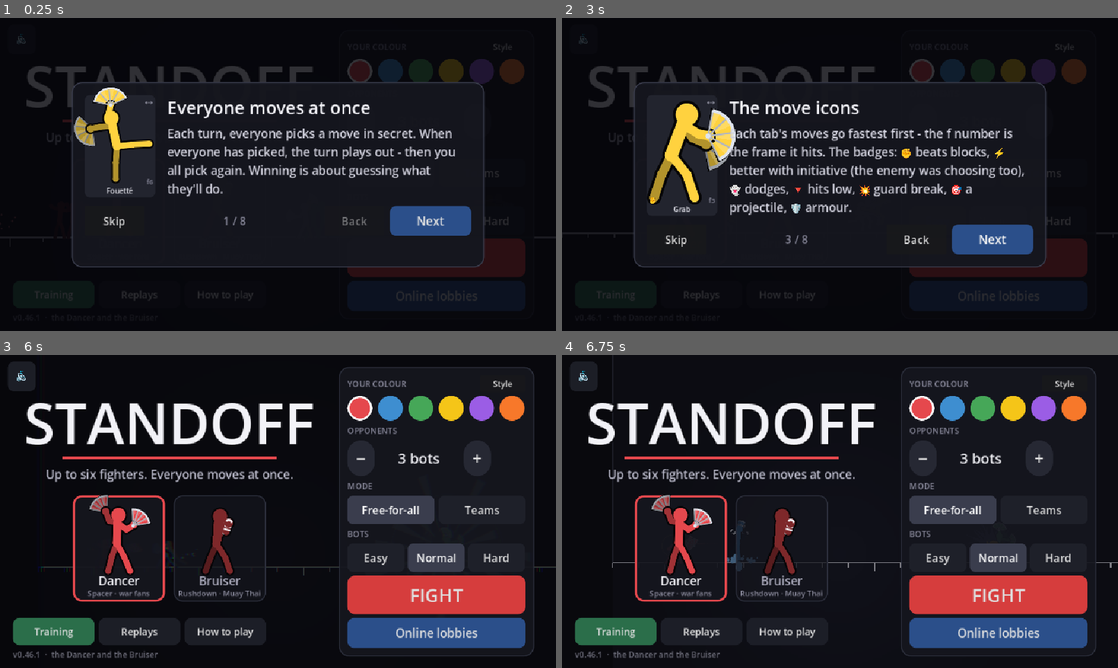
Above: before the commit, frames 1-4 (two rows, left to right).
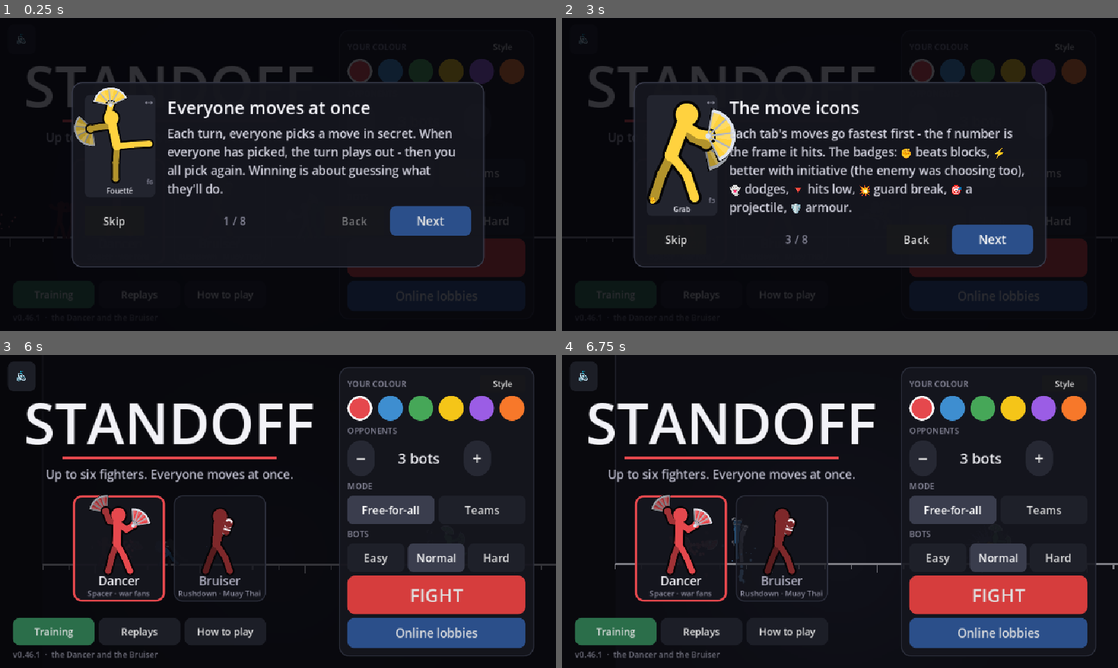
Above: after the commit, the same moments.

Repository: Veriduim/standoff
Game: Godot game, scene res://scenes/main.tscn
Two runs of this game, one before a commit and one after it. Both use one fixed random seed, a clock stepped at 60 frames per second and the inputs below.
Inputs (mouse positions are in pixels of both pictures, inside the frame that each line leads up to):
- Up to frame 1 (0.25 s): no input
- Up to frame 2 (3 s): click "Easy" at 0.5 s; click "Easy" at 1.25 s; click "Normal" at 2 s; click "Normal" at 2.75 s
- Up to frame 3 (6 s): click "Replays" at 3.5 s; click "Replays" at 4.25 s; click "Replays" at 5 s; click "Skip" at 5.75 s
- Up to frame 4 (6.75 s): click (678, 549) at 6.5 s

Frame 1 is identical in both runs. In frame 3, 0.3% of the frame differs, in the area x 6-100%, y 59-71%; in frame 4, 0.5%, in the area x 9-100%, y 52-73%.
Error before the commit: Invalid access to property or key 'kneeknee_f' on a base object of type 'Dictionary'. (res://scripts/ui/stage_view.gd:938)
Error after the commit: Invalid access to property or key 'kneeknee_f' on a base object of type 'Dictionary'. (res://scripts/ui/stage_view.gd:958)

Commit message:
Hit effects after Nakmuay, toned to its scale; her petals after Umbra
Timmy 23 Oct 13:36-13:49 ("use YOMI and its Char Mods as inspiration", "cool and snappy", "Umbra ... petals matching
her colour", "these are way too much"):
- hits: a punch blooms white and hollows out (one small spark, no star); kicks / knees a cone + a thin side wave;
  chops and stomps a crescent sweeping down; 45+ a thin breaking ring; only 70+ (knockout-size) the screen-sized
  starburst; spokes only at 45+
- Burst and the super flash about half their size, a lighter colour split
- her fan hits throw petals in her colour; her spins shed a ring of them; Fan Throw / Fan Slash slap a cone out
- the effects test's big hit is knockout-size now

Co-Authored-By: Claude Opus 5.5 <noreply@anthropic.com>
Claude-Session: https://claude.ai/code/session_01R2BMJXrBvoYP4Xx7LuCm2G

Diff:
--- a/scripts/tests/ui_test.gd
+++ b/scripts/tests/ui_test.gd
@@ -792,7 +792,7 @@
 		var kinds := func() -> Array: return fx.parts.map(func(p: Dictionary) -> String: return str(p["k"]))
 		fx.on_event("hit", Vector2.ZERO, 1.0, 18, Color.RED, 1, Color.BLUE, false, 3)
 		none_small = none_small and not kinds.call().has("bigstar")
-		fx.on_event("hit", Vector2.ZERO, 1.0, 66, Color.RED, 1, Color.BLUE, false, 4)
+		fx.on_event("hit", Vector2.ZERO, 1.0, 80, Color.RED, 1, Color.BLUE, false, 4)   # (knockout-size: 23 Oct, 45+ was "way too much")
 		var star: Array = fx.parts.filter(func(p: Dictionary) -> bool: return str(p["k"]) == "bigstar")
 		stars.append(float(star[0]["s"]) * fx.band if not star.is_empty() else 0.0)
 		fx.parts.clear()   # (the quake's own parts and shake, apart from the hits before it)
@@ -811,8 +811,8 @@
 		fx.on_event("throw", Vector2.ZERO, 1.0, 20, Color.RED, 1, Color.BLUE, false, 6)
 		var ring: Array = fx.parts.filter(func(p: Dictionary) -> bool: return str(p["k"]) == "wring")
 		rings_ok = rings_ok and not ring.is_empty() and float(ring[0]["s"]) * fx.band >= 2.0 * 60.0 * z * 1.4
-	_check("a big hit's starburst is as big pulled back as close in (%.0f / %.0f px - over a third of the band), and an "
-			% stars + "ordinary hit gets none", none_small and absf(float(stars[0]) - float(stars[1])) < 1.0
+	_check("a knockout-size hit's starburst is as big pulled back as close in (%.0f / %.0f px - over a third of the band), "
+			% stars + "and an ordinary hit gets none", none_small and absf(float(stars[0]) - float(stars[1])) < 1.0
 			and float(stars[0]) >= 0.35 * 420.0)
 	_check("Quake Stomp's spikes and debris stay over the strip it hits (15:10 \"The animation should only be in the are "
 			+ "it effects\"), the stage only shaken lightly; a grab's rings are wider than the two fighters at any zoom",
--- a/scripts/ui/fx.gd
+++ b/scripts/ui/fx.gd
@@ -59,7 +59,8 @@
 var view_zoom := 1.0         ## the camera's zoom
 var span := 2000.0           ## how much of the stage is in view (world px across)
 var walls := 1400.0          ## the stage's half width (world px)
-const BIG_HIT := 45          ## a hit this hard (after scaling) gets the giant starburst - the big ones only, not every hit
+const BIG_HIT := 45          ## a hit this hard (after scaling) gets Nakmuay's breaking ring
+const HUGE_HIT := 70         ## ...and this hard the giant screen-sized starburst (23 Oct: it was every 45+, "way too much")
                              ## (06:17 "The only thing i didnt like the circle for was every hit")
 ## Quake Stomp's shockwave reaches QUAKE_REACH either side of his foot (its hit box: 90), so its spikes and debris stay
 ## there - YOMI's ground pound throws a curtain of debris up off the strip it hits and bumps the camera, no screen-wide
@@ -248,11 +249,22 @@
 			_add("ink", at, Vector2.ZERO, 0.42, INK, 60.0 + 26.0 * s, face)
 			var look := style
 			style = ""
+			if look == "fan" and type == "hit":   # (her fan's cut: the crescents, and her petals thrown out - Umbra's)
+				petal_burst(at, by, int(at.x * 7.0 + at.y * 3.0) + dmg)
+				look = "slash"
 			if look == "slash" and type == "hit":   # (step 4: a fan's cut - two thin crescents across it, no star)
 				_add("slash", at, Vector2.ZERO, 0.24, by.lightened(0.3), 62.0 + 18.0 * s, face)
 				parts[-1]["w"] = 0.0
 				_add("slash", at + Vector2(0, 6), Vector2.ZERO, 0.2, by.lightened(0.55), 44.0 + 12.0 * s, -face * 0.5)
 				parts[-1]["w"] = 0.0
+			elif look == "kick" and type == "hit":   # (step 3, Nakmuay's angle hit: a cone of spikes along the blow and
+				# a side-on shock wave pushed out ahead of it)
+				_add("cone", at, Vector2.ZERO, 0.17, Color.WHITE, 40.0 * s, face)
+				_add("pring", at + Vector2(face * 10.0, 0.0), Vector2(face * 180.0, 0.0), 0.18, Color.WHITE, 30.0 * s, face)
+			elif look == "overhead" and type == "hit":   # (step 3, Nakmuay's overhead: a thin crescent sweeping down
+				# over the hit, and a small bloom where it lands)
+				_add("crescent", at + Vector2(-face * 6.0, -10.0), Vector2.ZERO, 0.2, Color.WHITE, 42.0 * s, face)
+				_add("bloom", at, Vector2.ZERO, 0.15, Color.WHITE, 18.0 * s)
 			elif look == "wave" and type == "hit":   # (the ground ripple: dust thrown up round their feet)
 				var feet := Vector2(at.x, maxf(at.y, -20.0))
 				for i in 10:
@@ -264,14 +276,16 @@
 				_burst(at, face, s, by, victim_col)
 			if counter:   # (they were mid-attack: a harder flash)
 				flash[victim] = 0.08
-			if dmg >= 30:   # (a hard one: impact lines in the hitter's colour, the one hit flashes white - no big white
+			if dmg >= 45:   # (a hard one: impact lines in the hitter's colour, the one hit flashes white - no big white
 				# ring any more: 22:57 "I dont love the massive white circle thing")
 				_add("spokes", at, Vector2.ZERO, 0.14, by.lightened(0.55), 34.0 * s)
 				flash[victim] = 0.06
 			if dmg >= 45:
 				splash(0.35, at)
-			if dmg >= BIG_HIT and type != "armor":   # (14:09: a giant starburst and rings, sized by the screen)
-				_big(at, by)
+			if dmg >= BIG_HIT and type != "armor":   # (step 3: Nakmuay's ring, thinning, breaking)
+				_add("rring", at, Vector2.ZERO, 0.26, Color.WHITE, 48.0 * s)
+			if dmg >= HUGE_HIT and type != "armor":   # (14:09 19 Oct: a giant starburst and rings, sized by the screen -
+				_big(at, by)                           # 23 Oct "way too much": the knockout-size hits only)
 			freeze(clampf(0.04 + float(dmg) * 0.0018, 0.05, 0.14), victim)
 			kick(clampf(float(dmg) * 0.1, 1.5, 5.0))
 		"block":   # (a guard arc - red when blocked at the wrong height; a big one for a Push Block)
@@ -363,17 +377,18 @@
 ## back (the sim), it holds a moment and splits.
 func burst_out(id: int, at: Vector2, col: Color, seed_n: int) -> void:
 	_rng.seed = seed_n
-	_add("flash", at, Vector2.ZERO, 0.32, Color.WHITE, 150.0)
-	_add("shock", at, Vector2.ZERO, 0.42, col.lightened(0.5), 210.0)
-	_add("rays", at, Vector2.ZERO, 0.35, Color.WHITE, 170.0)
-	for i in 18:
-		var dir := Vector2.from_angle(TAU * float(i) / 18.0 + _rng.randf_range(-0.15, 0.15))
-		_add("shard", at + dir * 30.0, dir * _rng.randf_range(420.0, 820.0), _rng.randf_range(0.35, 0.6),
-				Color("#9fe8ff") if i % 3 else col.lightened(0.5), _rng.randf_range(10.0, 20.0))
+	# (23 Oct 13:49 "way too much": about half the size, fewer shards, a shorter hold - the Nakmuay fight's scale)
+	_add("flash", at, Vector2.ZERO, 0.24, Color.WHITE, 85.0)
+	_add("shock", at, Vector2.ZERO, 0.3, col.lightened(0.5), 120.0)
+	_add("rays", at, Vector2.ZERO, 0.24, Color.WHITE, 95.0)
+	for i in 10:
+		var dir := Vector2.from_angle(TAU * float(i) / 10.0 + _rng.randf_range(-0.15, 0.15))
+		_add("shard", at + dir * 24.0, dir * _rng.randf_range(260.0, 480.0), _rng.randf_range(0.25, 0.4),
+				Color("#9fe8ff") if i % 3 else col.lightened(0.5), _rng.randf_range(8.0, 14.0))
 	flash[id] = 0.1   # (no confetti rings or white ring - 23:11, 00:22)
-	splash(0.9, at)
-	freeze(0.3, -1)
-	kick(5.0)
+	splash(0.5, at)
+	freeze(0.2, -1)
+	kick(3.0)
 
 
 ## Someone starts a super: the stage dims round them, rays and rings burst out, it all holds a moment and splits.
@@ -382,14 +397,15 @@
 	pass   # (no banner or name - 03:03 "I dont like the big on screen super banner ... they definitely do not have those")
 	dim = 0.62
 	dim_id = id
-	_add("rays", at, Vector2.ZERO, 0.4, col.lightened(0.45), 190.0)
-	_add("glow", at, Vector2.ZERO, 0.45, col, 95.0)
-	_add("shock", at, Vector2.ZERO, 0.4, col.lightened(0.3), 170.0)
-	_add("floorring", Vector2(at.x, 0.0), Vector2.ZERO, 1.1, col, 130.0)   # (a ring of her colour glowing on the floor -
+	# (23 Oct 13:49 "way too much": the rays and ring about half, a lighter colour split - the dim and the hold carry it)
+	_add("rays", at, Vector2.ZERO, 0.3, col.lightened(0.45), 100.0)
+	_add("glow", at, Vector2.ZERO, 0.4, col, 70.0)
+	_add("shock", at, Vector2.ZERO, 0.3, col.lightened(0.3), 95.0)
+	_add("floorring", Vector2(at.x, 0.0), Vector2.ZERO, 1.1, col, 100.0)   # (a ring of her colour glowing on the floor -
 	# Yharim's; no confetti shapes - 23:11)
-	splash(1.0, at)
+	splash(0.45, at)
 	freeze(0.3, -1)
-	kick(3.0)
+	kick(2.0)
 
 
 ## A stretch of ribbon along the floor (Silk Glide), from a to b (world), fading from where it was laid.
@@ -413,6 +429,46 @@
 			off = Vector2.from_angle(_rng.randf() * TAU) * _rng.randf() * sphere * YS
 		_add("dot", at + off, Vector2.from_angle(a) * speed * YS * _rng.randf_range(0.15, 1.0),
 				life * _rng.randf_range(0.25, 1.0), c, size * YS * _rng.randf_range(0.45, 1.0), 35.8 * YS * BIG)
+
+
+## Her petals, after the Umbra mod (study only - its petal hit, slap and dance; Timmy 13:45 "With the petals matching
+## her colour"): in her colour, a little lighter and darker so they read as petals, each spinning.
+func _petal_col(c: Color) -> Color:
+	return c.lightened(_rng.randf_range(0.0, 0.35)) if _rng.randf() < 0.7 else c.darkened(_rng.randf_range(0.0, 0.2))
+
+
+## A fan hit: petals thrown out every way, spinning fast, slowing, gone in under a second.
+func petal_burst(at: Vector2, c: Color, seed_n: int, n := 14) -> void:
+	_rng.seed = seed_n
+	for i in n:
+		var v := Vector2.from_angle(_rng.randf() * TAU) * 162.0 * YS * _rng.randf_range(0.2, 1.0)
+		_add("upetal", at, v, _rng.randf_range(0.3, 0.7), _petal_col(c), _rng.randf_range(9.0, 15.0), 260.0 * YS * BIG)
+		parts[-1]["w"] = _rng.randf_range(-12.0, 12.0)
+
+
+## A throw / a fan's slash: a dense cone of petals flung out the way she faces that stops almost at once and hangs.
+func petal_slap(at: Vector2, face: float, c: Color, seed_n: int, n := 34) -> void:
+	_rng.seed = seed_n
+	for i in n:
+		var a := Vector2(face, 0.0).angle() + deg_to_rad(_rng.randf_range(-30.0, 30.0))
+		var v := Vector2.from_angle(a) * 1000.0 * YS * 0.18 * _rng.randf_range(0.2, 1.0)
+		_add("upetal", at, v, _rng.randf_range(0.45, 0.9), _petal_col(c), _rng.randf_range(8.0, 13.0), 2600.0 * BIG)
+		parts[-1]["w"] = _rng.randf_range(-5.0, 5.0)
+
+
+## A spin: petals circling round her, drifting outward as they go.
+func petal_dance(center: Vector2, c: Color, seed_n: int, n := 18) -> void:
+	_rng.seed = seed_n
+	for i in n:
+		var th := _rng.randf() * TAU
+		var rad := _rng.randf_range(30.0, 60.0)
+		_add("opetal", center + Vector2.from_angle(th) * rad, Vector2.ZERO, _rng.randf_range(0.5, 1.0), _petal_col(c),
+				_rng.randf_range(8.0, 12.0))
+		parts[-1]["th"] = th
+		parts[-1]["rad"] = rad
+		parts[-1]["om"] = _rng.randf_range(5.0, 8.0) * (1.0 if _rng.randf() < 0.8 else -1.0)
+		parts[-1]["c0"] = center
+		parts[-1]["w"] = _rng.randf_range(-6.0, 6.0)
 
 
 ## A jump leaving the floor: a burst straight down off the feet, a little spray along the floor both ways.
@@ -508,7 +564,9 @@
 ## (23:11 "remove the random shapes on hit as well": no flying rings, squares or chips - the spark and the dark
 ## starburst behind it carry the hit)
 func _burst(at: Vector2, _face: float, s: float, _by: Color, _victim_col: Color) -> void:
-	_add("star", at, Vector2.ZERO, 0.15 + 0.05 * s, YELLOW, 30.0 * s)
+	# (step 3, 23 Oct - Nakmuay's hit sheet as the model: a white spiky burst that blooms and hollows out into streaks;
+	# the yellow star kept small at its heart)
+	_add("bloom", at, Vector2.ZERO, 0.17, Color.WHITE, 26.0 * s)   # (13:49 "way too much": one small spark, no star)
 
 
 ## A direction fanned round the way a hit goes (a little upward).
@@ -523,6 +581,13 @@
 	vel *= BIG
 	var p := {"k": kind, "p": at, "v": vel, "age": 0.0, "life": life, "c": c, "s": size, "r": _rng.randf() * TAU,
 		"w": _rng.randf_range(-9.0, 9.0), "x": extra}
+	if kind in ["bloom", "cone"]:   # (their spikes' lengths)
+		var sp2: Array = []
+		for i in 22:
+			sp2.append(_rng.randf_range(0.45, 1.0))
+		p["sp"] = sp2
+	if kind == "rring":   # (where the ring breaks as it thins)
+		p["gaps"] = [_rng.randf() * TAU, _rng.randf() * TAU, _rng.randf() * TAU]
 	if kind == "star":
 		var sp: Array = []
 		for i in 12:
@@ -587,6 +652,14 @@
 		if p["k"] == "chip":
 			v.y += 1100.0 * delta
 			v *= pow(0.3, delta)
+		elif p["k"] == "upetal":   # (Umbra's petals: slowed steadily to a stop, still spinning - x = the damping)
+			var sp2 := v.length()
+			v = v / sp2 * maxf(0.0, sp2 - float(p["x"]) * delta) if sp2 > 0.0 else v
+		elif p["k"] == "opetal":   # (a dance petal: circling her, drifting out - theta, radius, its centre)
+			p["th"] = float(p["th"]) + float(p["om"]) * delta
+			p["rad"] = float(p["rad"]) + 26.0 * delta
+			var to: Vector2 = (p["c0"] as Vector2) + Vector2.from_angle(float(p["th"])) * float(p["rad"]) * Vector2(1.0, 0.45)
+			v = (to - (p["p"] as Vector2)) / maxf(delta, 0.001)
 		elif p["k"] == "dot":   # (YOMI's particles: no gravity, slowed steadily to a stop - x = the damping)
 			var sp := v.length()
 			v = v / sp * maxf(0.0, sp - float(p["x"]) * delta) if sp > 0.0 else v
@@ -825,6 +898,20 @@
 		match str(p["k"]):
 			"ink", "bubble", "floorring", "ribbon", "crack", "spikes", "bigstar", "puff", "mline":   # (behind the fighters - draw_back)
 				pass
+			"upetal", "opetal":   # (Umbra's petal in her colour: a pointed oval, spinning, fading - 23 Oct)
+				var fade := 1.0 - maxf(0.0, (t - 0.55) / 0.45)
+				c.a = fade
+				var r := float(p["r"])
+				var pts := PackedVector2Array()
+				for k in 10:
+					var a := TAU * k / 10.0
+					var w := 0.42 * (1.0 - 0.55 * absf(cos(a)) * (1.0 if cos(a) > 0.0 else 0.0))   # (pointed at one end)
+					pts.append(at + Vector2(cos(a) * s * 0.5, sin(a) * s * w).rotated(r))
+				st.draw_colored_polygon(pts, c)
+				var hi := c.lightened(0.45)
+				hi.a = fade * 0.7
+				st.draw_line(at - Vector2(s * 0.3, 0.0).rotated(r), at + Vector2(s * 0.3, 0.0).rotated(r), hi,
+						maxf(1.0, s * 0.08), true)
 			"dot":   # (YOMI's round particle in their colour, shrinking away)
 				st.draw_circle(at, maxf(0.6, s * 0.5 * (1.0 - t)), c, true, -1.0, true)
 			"wring":   # (a wide thin ring opening out round a big moment; x = how strong)
@@ -902,6 +989,61 @@
 			"ring":
 				c.a = 1.0 - t * t
 				st.draw_arc(at, s, 0.0, TAU, 14, c, maxf(1.5, 3.0 * z), true)
+			"bloom", "cone":   # (step 3: spikes out of the hit - bloomed out solid in the first third, then hollowing:
+				# their inner ends race out after the tips, thinning; a cone keeps to 40 degrees round the way it went)
+				var sp: Array = p["sp"]
+				var cone := str(p["k"]) == "cone"
+				var grow := minf(1.0, t / 0.3)
+				var hollow := maxf(0.0, (t - 0.25) / 0.75)
+				c.a = 1.0 - hollow * hollow
+				var n := 14 if cone else 22
+				for k in n:
+					var ang := float(p["r"]) + TAU * k / float(n)
+					if cone:
+						ang = Vector2(float(p["x"]), 0.0).angle() + lerpf(-0.7, 0.7, float(k) / float(n - 1))
+					var dir := Vector2.from_angle(ang)
+					var ln := s * float(sp[k]) * (0.45 + 0.55 * grow) * (1.0 + 0.35 * hollow)
+					var inner := ln * hollow * 0.85
+					var side := Vector2(-dir.y, dir.x) * maxf(0.8, s * (0.05 if cone else 0.07)) * (1.0 - 0.7 * hollow)
+					var o := at + dir * (s * 0.35 * hollow if cone else 0.0)
+					st.draw_colored_polygon(PackedVector2Array([o + dir * inner + side, o + dir * ln, o + dir * inner - side]),
+							c)
+			"pring":   # (step 3: a side-on shock wave - an upright ellipse, thick at first, thinning as it goes)
+				var rx := s * (0.22 + 0.25 * t)
+				var ry := s * (0.75 + 0.45 * t)
+				c.a = 1.0 - t * t
+				var pts := PackedVector2Array()
+				for k in 33:
+					var a := TAU * k / 32.0
+					pts.append(at + Vector2(cos(a) * rx, sin(a) * ry))
+				st.draw_polyline(pts, c, maxf(1.0, s * 0.16 * (1.0 - t)), true)
+			"crescent":   # (step 3: an overhead's thin crescent sweeping down round the hit; x = the way they face)
+				var face := float(p["x"])
+				var e := 1.0 - pow(1.0 - t, 3.0)
+				var mid := lerpf(-1.9, 0.5, e)   # (the arc's middle swinging from up over to the front-down)
+				c.a = 1.0 - maxf(0.0, (t - 0.5) / 0.5)
+				var pts := PackedVector2Array()
+				for k in 13:
+					var a := mid + lerpf(-0.55, 0.55, k / 12.0)
+					pts.append(at + Vector2(cos(a) * face, sin(a)) * s)
+				for k in 12:   # (thick in the middle, thin at both tips)
+					var w := maxf(1.0, s * 0.11 * sin(PI * (k + 0.5) / 12.0) * (1.0 - 0.6 * t))
+					st.draw_line(pts[k], pts[k + 1], c, w, true)
+			"rring":   # (step 3: a big hit's thick rough ring - thinning, then breaking into pieces as it fades)
+				var gaps: Array = p["gaps"]
+				var rad := s * (0.7 + 0.45 * (1.0 - pow(1.0 - t, 2.0)))
+				c.a = 1.0 - t * t
+				var w := maxf(1.0, s * 0.2 * (1.0 - t))
+				var gap := 0.15 + 1.2 * t   # (each break widening)
+				var gs: Array = gaps.duplicate()
+				gs.sort()
+				for g in 3:
+					var a0 := float(gs[g]) + gap / 2.0
+					var a1 := float(gs[(g + 1) % 3]) - gap / 2.0
+					if a1 < a0:
+						a1 += TAU
+					if a1 - a0 > 0.05:
+						st.draw_arc(at, rad, a0, a1, 24, c, w, true)
 			"box":
 				c.a = 1.0 - t * t
 				var pts := PackedVector2Array()
--- a/scripts/ui/stage_view.gd
+++ b/scripts/ui/stage_view.gd
@@ -146,6 +146,11 @@
 		_after_n[i] = int(_after_n.get(i, 0)) + 1 if fast else 0
 		if mv == "fanstep" and speed > 60.0:   # (Fan Step's blink: her spin left fading where she was - 23 Oct)
 			fx.afterimage(i, p)
+		# (23 Oct, step 4 - her petals, Umbra's: a spin sheds a ring of them; a throw / Fan Slash slaps a cone out)
+		if _char(i) == "dancer" and mv in SPINS and _crossed(p, r, mv, 1):
+			fx.petal_dance(Vector2(float(r[0]), float(r[1]) - 50.0), colour_of(i), _tick_n * 11 + i)
+		elif _char(i) == "dancer" and mv in ["fan", "airfan", "fanslash"] and _crossed(p, r, mv, Moves.startup(Moves.move("dancer", mv))):
+			fx.petal_slap(Vector2(float(r[0]) + float(r[2]) * 30.0, float(r[1]) - 62.0), float(r[2]), colour_of(i), _tick_n * 11 + i)
 		# (23 Oct, step 2 - YOMI's movement particles: a jump's burst, a dash's spray, an air jump's puff)
 		var feet := Vector2(float(r[0]), float(r[1]))
 		if mv in ["jump", "superjump"] and _crossed(p, r, mv, 5 if mv == "superjump" else 1):
@@ -263,16 +268,31 @@
 func _hit_style(e: Dictionary, a: int) -> String:
 	var src := str(e.get("src", ""))
 	if src != "":
-		return "wave" if src == "ripple" else ("slash" if src in ["fan", "airfan", "fanstorm", "finale", "cyclone",
+		return "wave" if src == "ripple" else ("fan" if src in ["fan", "airfan", "fanstorm", "finale", "cyclone",
 				"fanward", "fanflick"]
 				else "blunt")
 	var mv := str(frame[a][3])
-	if _char(a) == "bruiser":   # (his elbows cut; fists, shins and knees thump)
-		return "slash" if mv in ["elbow", "clinchelbow"] else "blunt"
+	if mv != "" and Moves.move(_char(a), mv).has("hitfx"):   # (a move can name its look)
+		return str(Moves.move(_char(a), mv)["hitfx"])
+	if mv in OVERHEADS:   # (step 3: chops and stomps - the crescent sweeping down)
+		return "overhead"
+	if _char(a) == "bruiser":   # (his elbows cut; fists burst; shins and knees: the kick's cone and wave)
+		if mv in ["elbow", "clinchelbow"]:
+			return "slash"
+		var btip := _striking(a, mv, int(frame[a][4])) if mv != "" else ""
+		return "kick" if btip.begins_with("foot") or btip.begins_with("knee") else "blunt"
 	if mv == "" or _char(a) != "dancer":
 		return "blunt"
 	var tip := _striking(a, mv, int(frame[a][4]))
-	return "slash" if tip.begins_with("hand") else "blunt"
+	return "fan" if tip.begins_with("hand") else "kick"   # (her fans: crescents + her petals - step 4)
+
+
+## Step 4 (23 Oct): her spins - they shed a ring of petals (Umbra's petal dance).
+const SPINS := ["pirouette", "straight", "airknee", "fanstorm", "finale", "encore", "taunt", "fanstep"]
+
+
+## Step 3 (23 Oct): the strikes that come down on them - Nakmuay's overhead crescent.
+const OVERHEADS := ["axekick", "stomp", "elbowdrop", "quake"]
 
 
 func _char(i: int) -> String:
